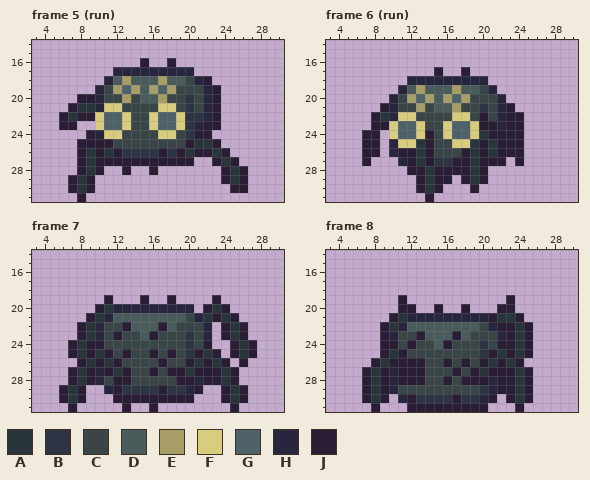
Two versions of one pixel-art file, assets/sprites/enemy/spider/spider.aseprite. Above: the version before the commit.
32x32 pixels, 8 frames. Shown: frame 5 (run): x 3..30, y 14..31; frame 6 (run): x 3..30, y 14..31; frame 7: x 3..30, y 14..31; frame 8: x 3..30, y 14..31. The commit also changed other frames, which this record leaves out.
Visible layers, top first: "eyes", "legs front", "body", "legs back".
Palette (. is transparent): A #28363b  B #2d3443  C #3a4548  D #495c5b  E #a79e67  F #d8cc7e  G #506269  H #28263e  J #291e36
Pixels before, frame 5 (run), first column x 6:
16 .........J..J........
17 ......HHHHHHHHH......
18 .....HDEDDDEDDCHJ....
19 ....HCEGEDEGECCCHJ...
20 ..JJHCCECDDECCBCHJ...
21 .JAAHFFCCCCFFCBCHJ...
22 JAJJFGGFCCFGGFBBHJ...
23 JJ..FGGFCCFGGFBHJJ...
24 ...JHFFCCCCFFCBJJ....
25 ..JJJJCCCCCCCCJAAJ...
26 ..JAJAJBBBBJBJAJJAJ..
27 ..JAJJJJJJJJJJJ..JAJ.
28 ..JAJ..J..J.......JAJ
29 .JAJ..............JAJ
30 .JAJ...............JJ
31 ..J..................
Pixels before, frame 6 (run), first column x 7:
17 ........J..J......
18 .....HHHHHHHHH....
19 ....HDEDDDEDDCH...
20 ...HCEGEDEGECCCH..
21 ..JHCCECDDECCBCHJ.
22 .JAHFFCCCCFFCJCHJJ
23 .JJFGGFCCFGGFJJHJJ
24 JJ.FGGFJCFGGFAJJJJ
25 JJ.HFFAJCCFFAJAJJJ
26 JJ.HJJAJCCCJAJAJJJ
27 J...HJAJBBJJAJJJ.J
28 .....JJAJJJJAJ....
29 ......JAJJ.JAJ....
30 ......JAJ...J.....
31 .......J..........
Pixels before, frame 7, first column x 6:
19 .....J...J..J....J....
20 ....JAHHHHHHHHH.JAJ...
21 ...JAHDDDDDDDDCHAJAJ..
22 ..JAHCCJDDDJDCCCH.JAJ.
23 ..JAHCJCCDJCCCBCH.JAJ.
24 .JAJJCCCCCCCCCBCJ..JAJ
25 .JAJAJCJCCJCJCBJAJ.JAJ
26 ..JAJAJCCCCJCCJAJAJ.J.
27 .JAJHJAJCCJCJJAJJJAJ..
28 .JAJHCJJCCCCCJJHJJAJ..
29 JAJ..HJBBBBJBBHJ..JAJ.
30 JAJ...JJJJJJJJJ...JAJ.
31 .J.....J..J........J..
Pixels before, frame 8, first column x 7:
19 ....J...........J..
20 ....JJ..J..J...JJ..
21 ...JAHHHHHHHHHJAAJ.
22 ..JAHDDDDDDDDCHJJAJ
23 ..JHCCJDDDJDCCCHJAJ
24 ..JJCJCCDJCCCBCJJAJ
25 ..JAJCCCCCCCCBJAJAJ
26 .JAJJJJCCJCJCJAJAJ.
27 JAJHJJJCCCJCJAJJJAJ
28 JAJHJJJCCJCJJJHJJAJ
29 JAJHCCCCCCCCCBHJJAJ
30 JAJ.HJBBBBJBBHJ.JAJ
31 .J...JJJJJJJJJ...J.
And afterwards:
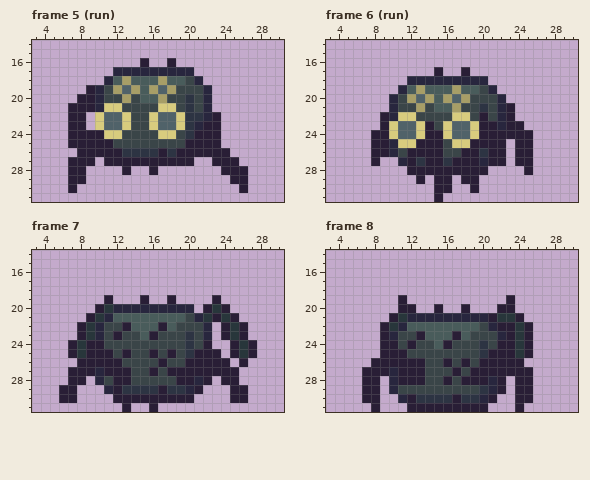
What changed:
Changed rows in their new state; - is an unchanged pixel.
Frame 5 (run), layers "legs front", "legs back":
first column x 6:
18 ----------------.---
19 ---J-------------.--
20 -----------------.--
21 --JJ-------------.--
22 .J-.----------------
23 .-J-----------------
24 -JJ-J------------J--
25 -J-------------JJ---
26 ---J-J--------J--J--
27 -J-J.-------------J-
28 -J-..--------------J
29 --J.--------------.J
30 --..---------------.
31 --.-----------------
Frame 6 (run), layers "legs front", "legs back":
first column x 7:
21 --.----------------
22 -.J--------------.-
23 -.-----J-----------
24 .-J-----J----J----J
25 .-J---J-J---J-J-.-J
26 .-J-C-J-J---JBJ-.-J
27 .J----B-J---JH----J
28 -------J----J-----J
29 -------.----J.-----
30 ------..-J---------
31 -------.J----------
Frame 7, layer "legs front":
first column x 7:
25 ---J-----------J---
26 --J-J---------J-J--
27 -J---J-------J---J-
28 -J.-------------.J-
29 J.---------------.J
30 J.---------------.J
31 .-----------------.
Frame 8, layer "legs front":
first column x 8:
25 --J-----------J--
26 -J-----------J-J-
27 J-----------J---J
28 J.-------------.J
29 J.-------------.J
30 J.-------------.J
